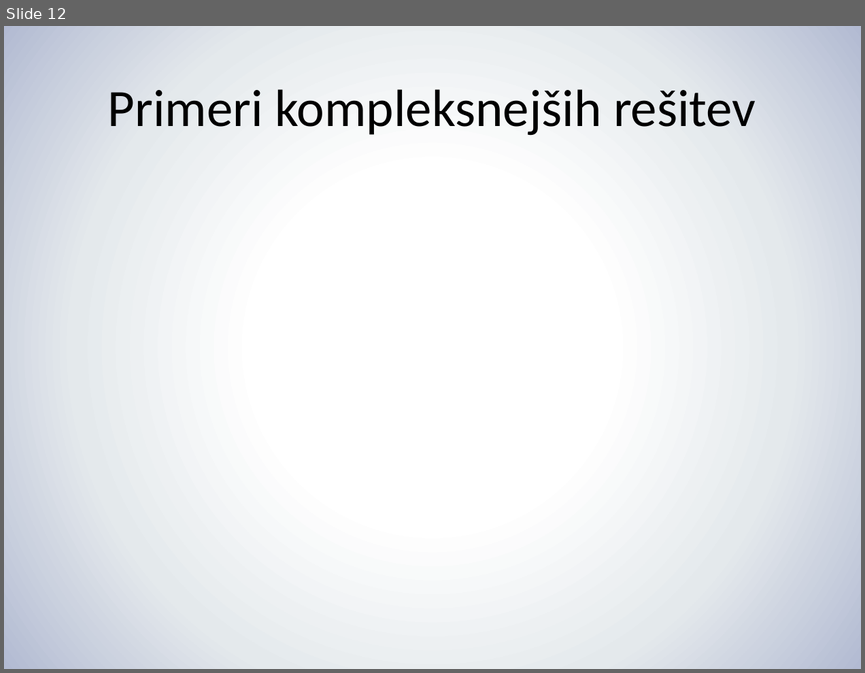
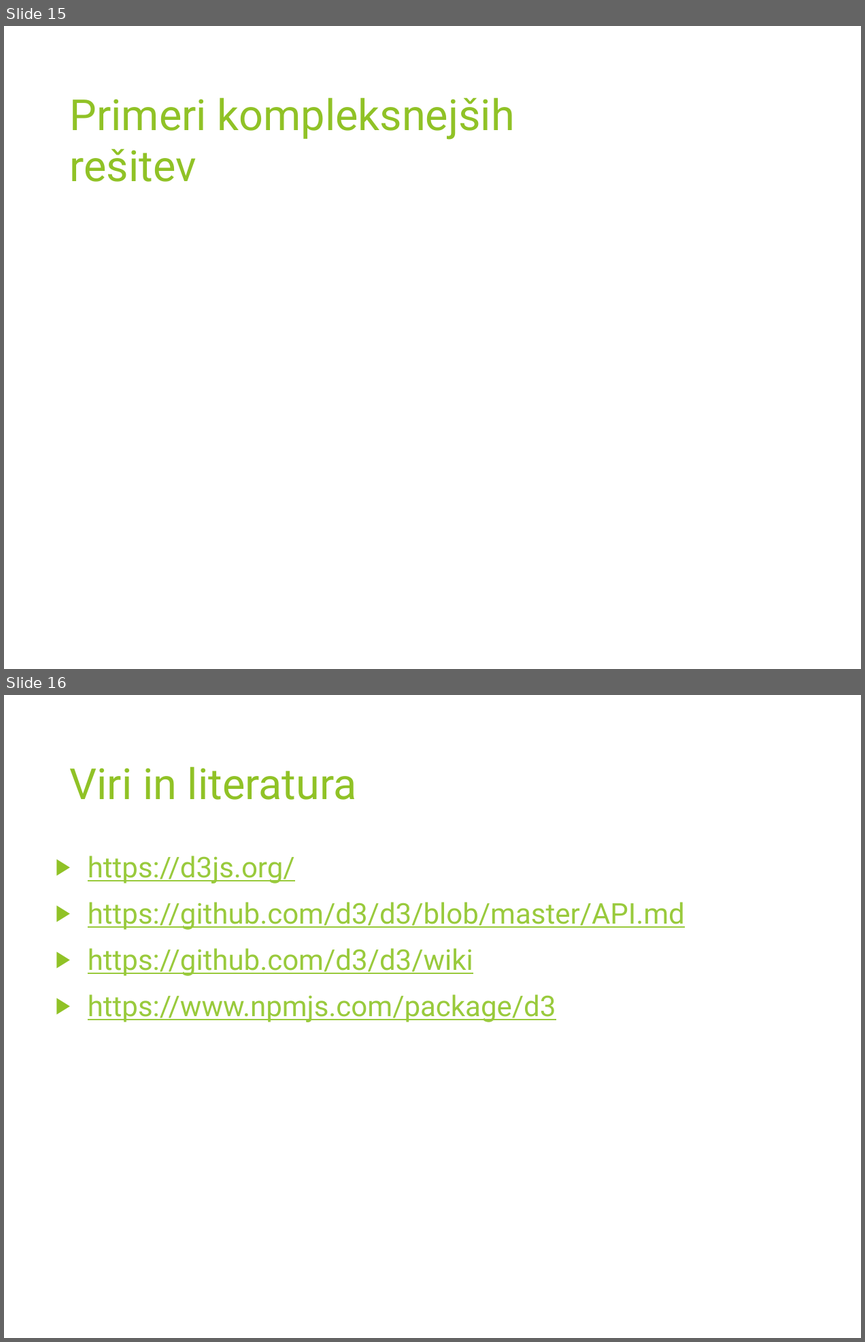
Before and after one commit to jasna19/GremoVun, a slide deck: D3/D3 Presentation/D3_Rajšp_Golež.pptx. Shown one above the other, each under a label of ours: slide 12 before the commit, slides 15 and 16 after it. The pictures are 865x673 and 865x1342 pixels, drawn with LibreOffice and Linux fonts; fonts in the diff are those of the drawing. Boxes give left, top, right and bottom in pixels: in the first picture for what was removed or moved away, otherwise in the second. Text is boxed around its words. In the diff, an @@ line names an element or a change of style, - is before the commit and + after.

```diff
--- a/D3/D3 Presentation/D3_Rajšp_Golež.pptx
+++ b/D3/D3 Presentation/D3_Rajšp_Golež.pptx
@@ slide 16 added at <box>4,695,861,1338</box>, background #FFFFFF @@
@@ title added at <box>70,766,357,800</box>, 36 pt, text #90C226 @@
+Viri in literatura
@@ text added at <box>88,855,685,1022</box>, 24 pt, text #99CA3C, underline @@
+▶ https://d3js.org/
+▶ https://github.com/d3/d3/blob/master/API.md
+▶ https://github.com/d3/d3/wiki
+▶ https://www.npmjs.com/package/d3
@@ what was slide 12 is now slide 15 @@
@@ slide 15 changed as well @@
@@ background gradient #FFFFFF to #E4E9EC to #B2BAD2 to #FFFFFF @@
@@ title "Primeri kompleksnejših rešitev": place and size @@
-title "Primeri kompleksnejših rešitev" at <box>108,89,755,135</box>
+title "Primeri kompleksnejših rešitev" at <box>70,97,515,182</box>
@@ title "Primeri kompleksnejših rešitev" at <box>70,97,515,182</box>: size 44 to 36 pt, font Calibri to Roboto, text colour #000000 to #90C226; alignment centre to left; vertical alignment middle to top @@
```
Also in this commit, not shown: 6 other slides changed, 8 other slides added, 5 slides removed.
